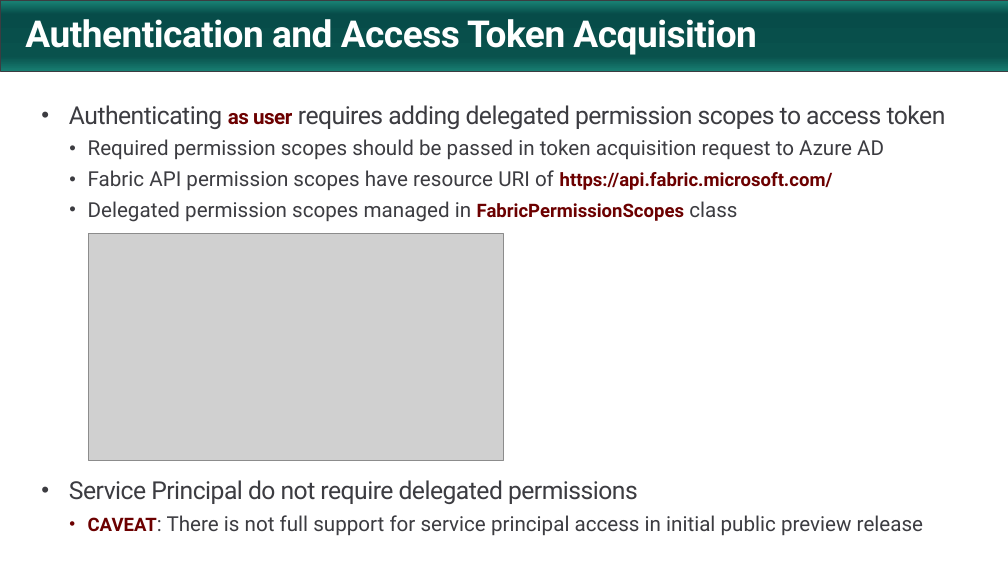
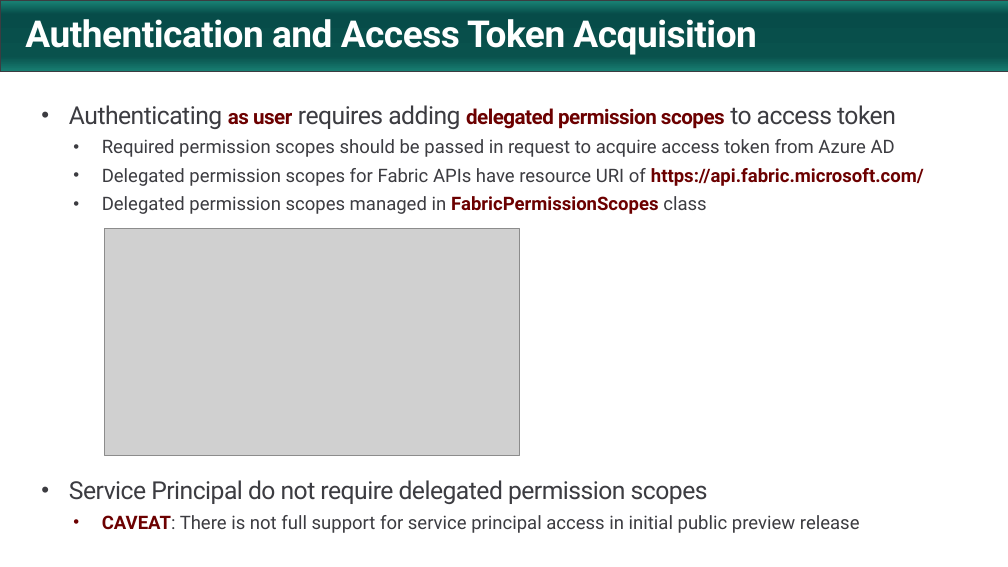
Before and after one commit to PowerBiDevCamp/FabricUserApiDemo, a slide deck: slide 12 of Getting Started.pptx (slide 10 before the commit). Drawn at 1008x567 pixels with LibreOffice and Linux fonts; fonts in the diff are those of the drawing; grey boxes stand for pictures; background and template pictures are left out. Boxes give left, top, right and bottom in pixels: in the first picture for what was removed or moved away, otherwise in the second. Text is boxed around its words. In the diff, an @@ line names an element or a change of style, - is before the commit and + after.

```diff
--- a/Getting Started.pptx
+++ b/Getting Started.pptx
@@ text at [69, 105, 896, 533]: size 24 to 20 pt, text colour #3C3C41 to #6C0000, bold on in "delegated permission scopes"; size 20 to 18 pt in "Delegated permission scopes managed in class", "CAVEAT: There is not full support for ..."; less space between paragraphs; indent changed @@
@@ text at [102, 139, 924, 186]: text changed; size 20 to 18 pt @@
-  • Required permission scopes should be passed in token acquisition request to Azure AD
-  • Fabric API permission scopes have resource URI of https://api.fabric.microsoft.com/
+  • Required permission scopes should be passed in request to acquire access token from Azure AD
+  • Delegated permission scopes for Fabric APIs have resource URI of https://api.fabric.microsoft.com/
@@ picture: place and size @@
-picture at [88, 233, 504, 460]
+picture at [105, 229, 520, 456]
@@ text at [69, 480, 708, 504]: text changed @@
-• Service Principal do not require delegated permissions
+• Service Principal do not require delegated permission scopes
```
Also in this commit, not shown: 47 other slides changed, 10 slides added, 3 slides removed, 54 other files.
